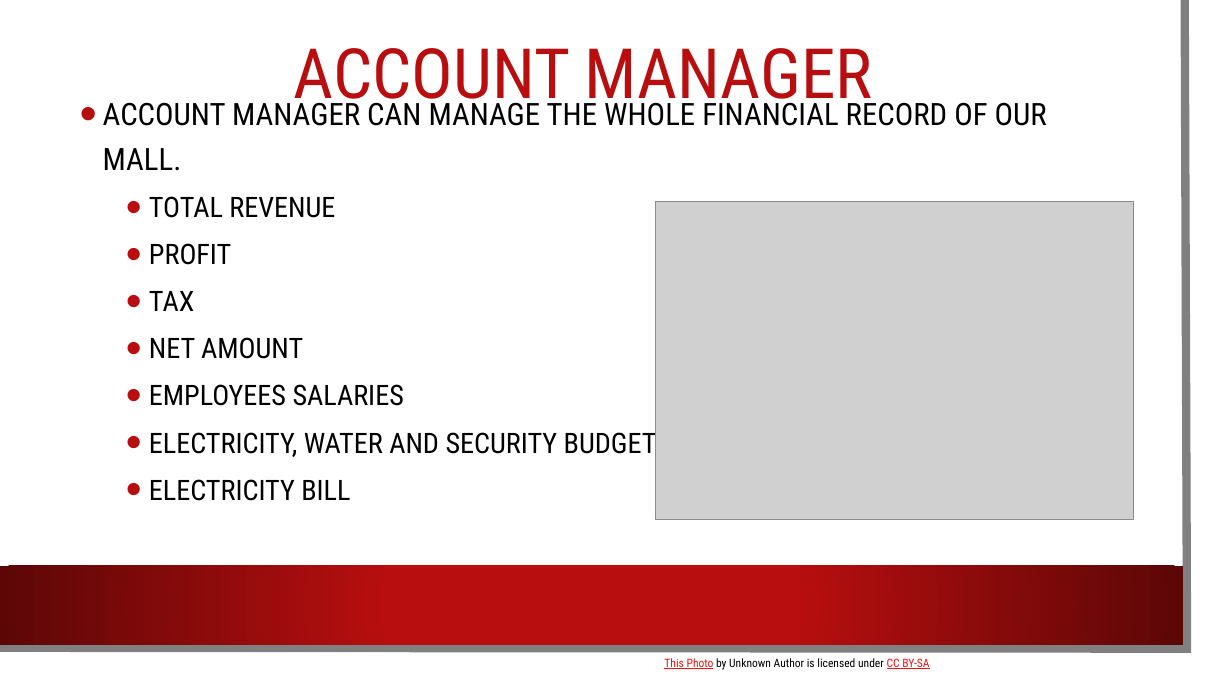
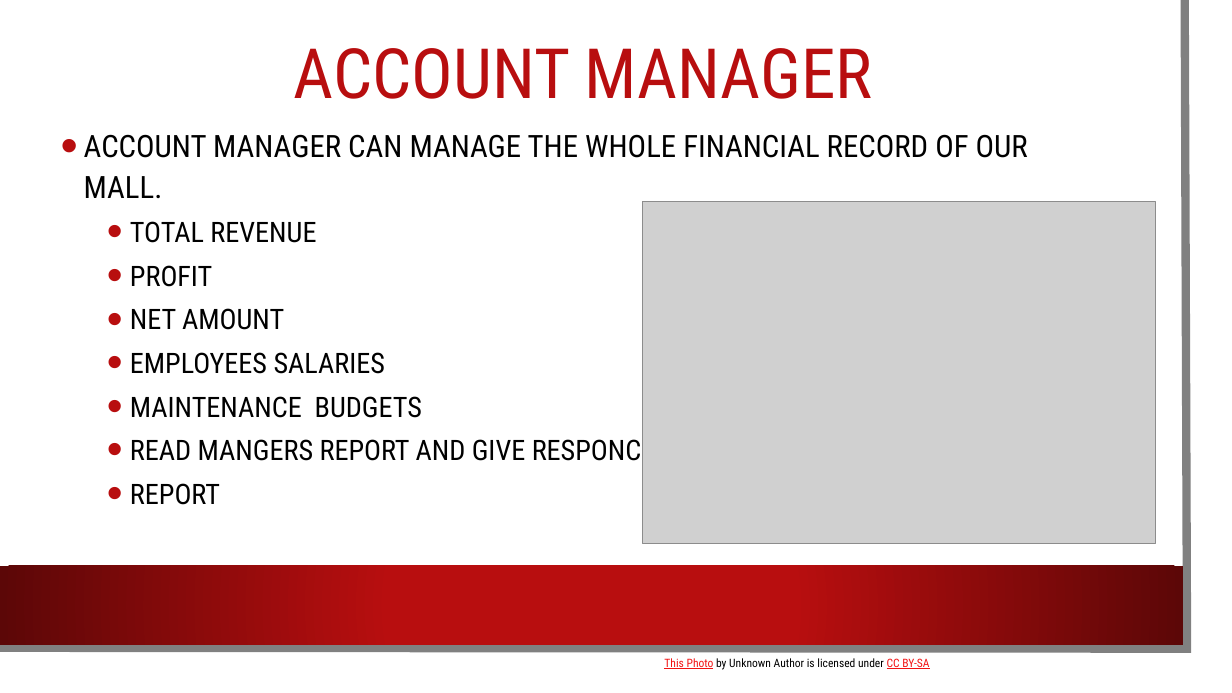
Before and after one commit to SyedKifayat1/OppFinalProject, a slide deck: slide 7 of Opp Project.pptx (slide 8 before the commit). Drawn at 1232x693 pixels with LibreOffice and Linux fonts; fonts in the diff are those of the drawing; grey boxes stand for pictures; background and template pictures are left out. Boxes give left, top, right and bottom in pixels: in the first picture for what was removed or moved away, otherwise in the second. Text is boxed around its words. In the diff, an @@ line names an element or a change of style, - is before the commit and + after.

```diff
--- a/Opp Project.pptx
+++ b/Opp Project.pptx
@@ text "ACCOUNT MANAGER CAN MANAGE THE ...": place and size @@
-text "ACCOUNT MANAGER CAN MANAGE THE ..." at bbox=[103, 98, 1047, 501]
+text "ACCOUNT MANAGER CAN MANAGE THE ..." at bbox=[84, 134, 1028, 505]
@@ text at bbox=[84, 134, 1028, 374]: line spacing 1.2 to 1.1 @@
@@ picture: place and size @@
-picture at bbox=[655, 201, 1133, 520]
+picture at bbox=[642, 201, 1155, 543]
@@ text at bbox=[149, 291, 194, 311]: paragraph removed @@
-  • TAX
@@ text at bbox=[130, 396, 656, 505]: text changed @@
-  • ELECTRICITY, WATER AND SECURITY BUDGETS
-  • ELECTRICITY BILL
+  • MAINTENANCE BUDGETS
+  • READ MANGERS REPORT AND GIVE RESPONCE
+  • REPORT
```
Also in this commit, not shown: 8 other slides changed, 4 slides added, 5 slides removed, 45 other files.
